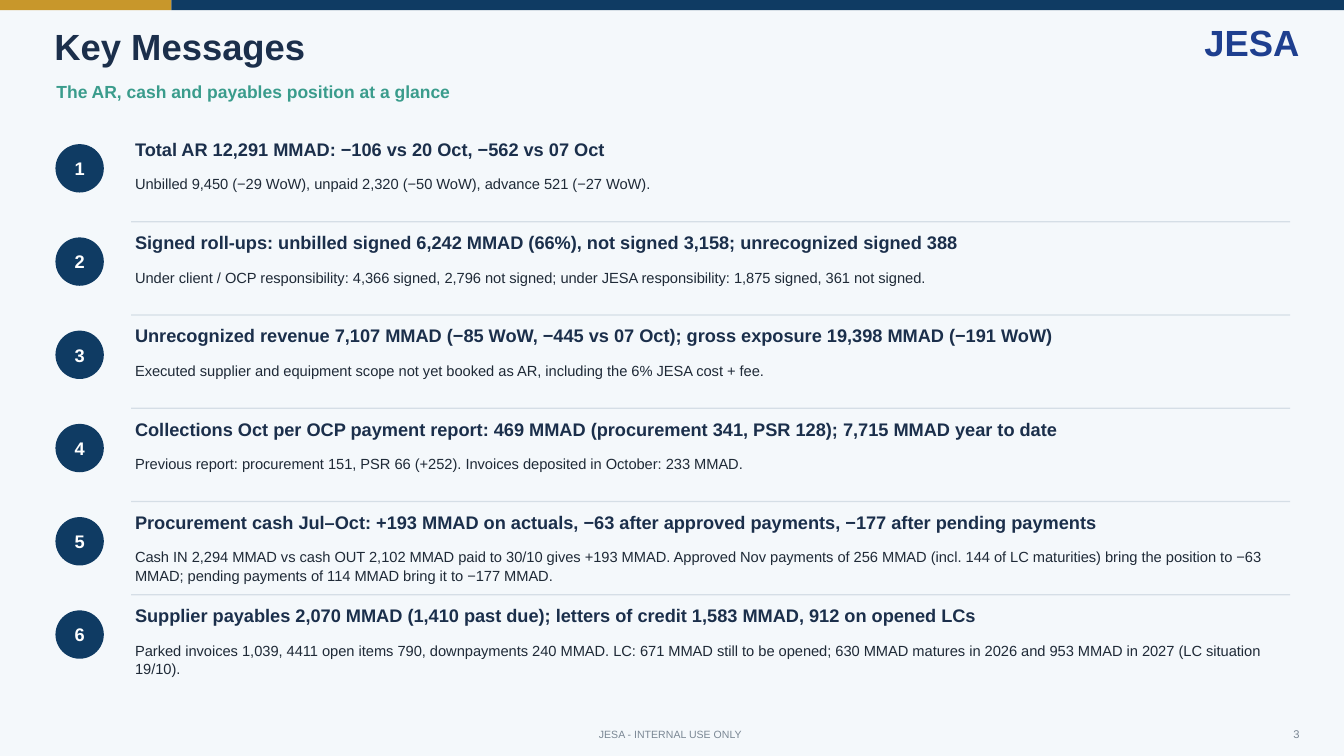
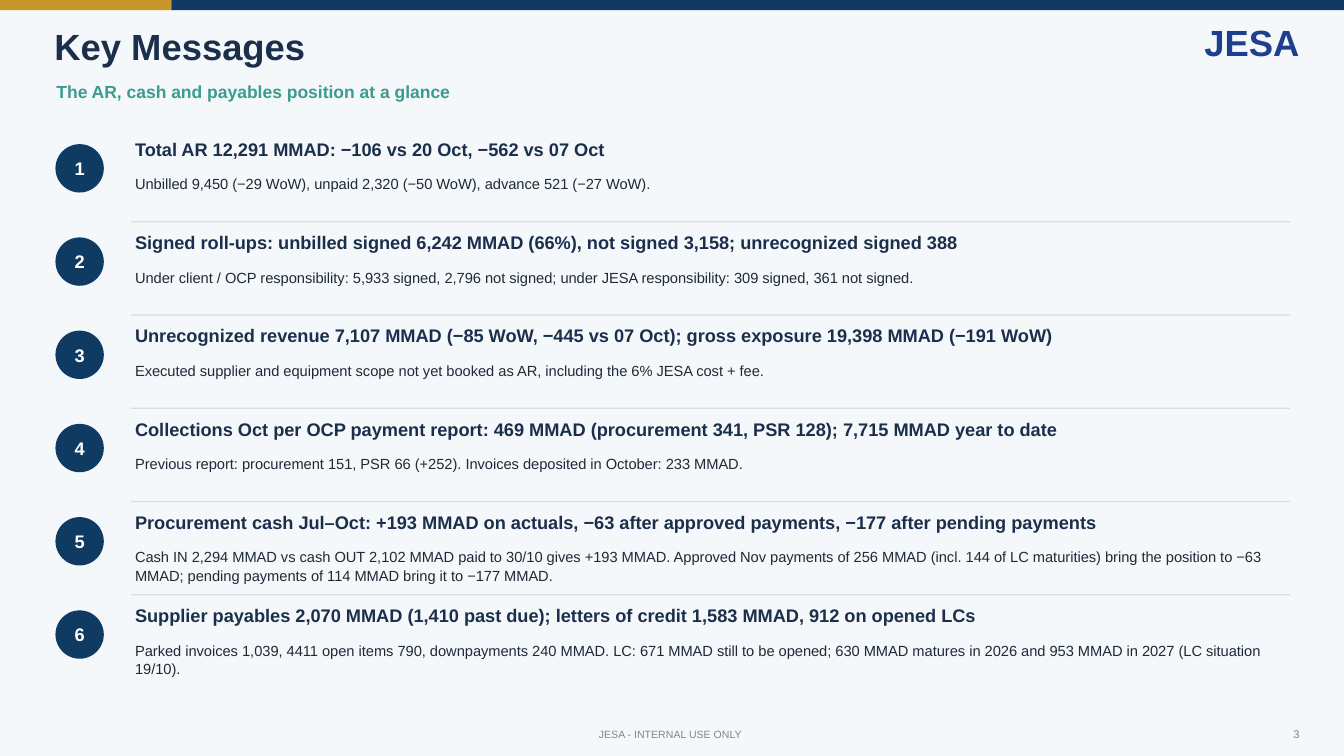
Before and after one commit to cherkaouihassan-art/Skills-Repo, a slide deck: slide 3 of weekly-ar-cash-deck/output/JESA_AR_Cash_Position_Nov_W1_2026-11-04_DRAFT.pptx. Drawn at 1344x756 pixels with LibreOffice and Linux fonts; fonts in the diff are those of the drawing. Boxes give left, top, right and bottom in pixels: in the first picture for what was removed or moved away, otherwise in the second. Text is boxed around its words. In the diff, an @@ line names an element or a change of style, - is before the commit and + after.

```diff
--- a/weekly-ar-cash-deck/output/JESA_AR_Cash_Position_Nov_W1_2026-11-04_DRAFT.pptx
+++ b/weekly-ar-cash-deck/output/JESA_AR_Cash_Position_Nov_W1_2026-11-04_DRAFT.pptx
@@ text at box(135, 272, 913, 286): text changed @@
-Under client / OCP responsibility: 4,366 signed, 2,796 not signed; under JESA responsibility: 1,875 signed, 361 not signed.
+Under client / OCP responsibility: 5,933 signed, 2,796 not signed; under JESA responsibility: 309 signed, 361 not signed.
```
Also in this commit, not shown: 1 other slide changed, 5 other files.
